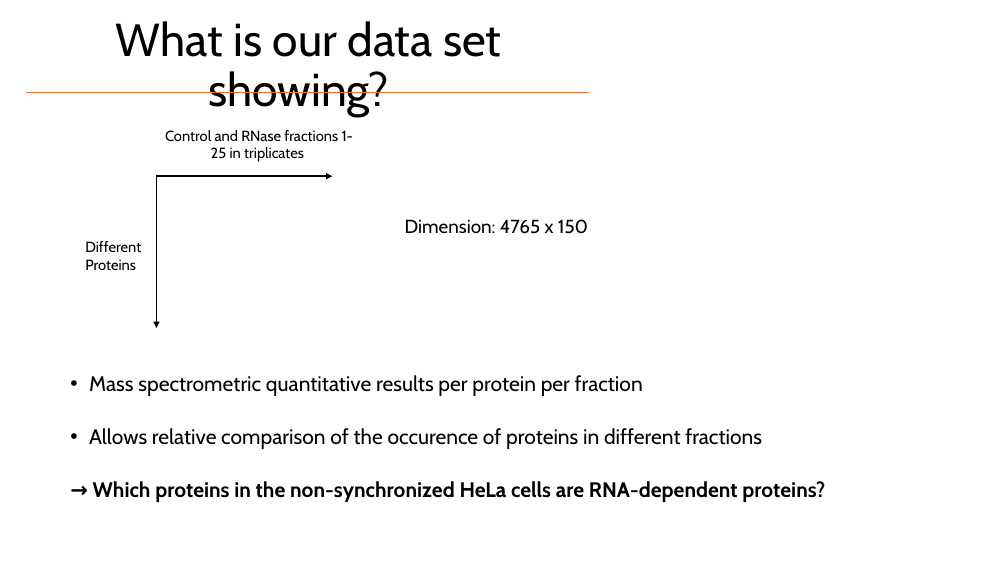
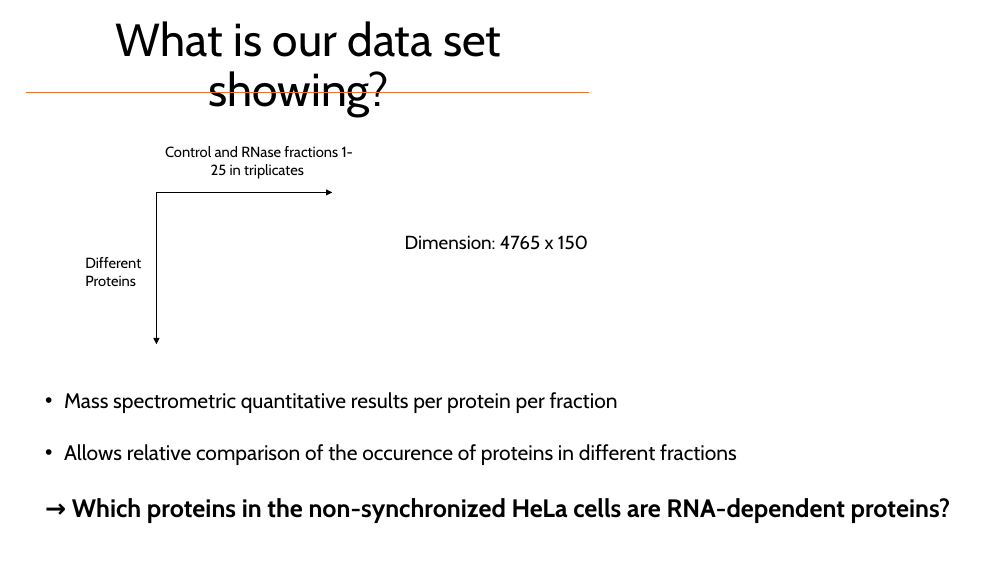
Before and after one commit to MichelaPozzi/2025-topic-03-group-01, a slide deck: slide 4 of Project Proposal Ben.pptx. Drawn at 1008x567 pixels with LibreOffice and Linux fonts; fonts in the diff are those of the drawing. Boxes give left, top, right and bottom in pixels: in the first picture for what was removed or moved away, otherwise in the second. Text is boxed around its words. In the diff, an @@ line names an element or a change of style, - is before the commit and + after.

```diff
--- a/Project Proposal Ben.pptx
+++ b/Project Proposal Ben.pptx
@@ 3 texts, 2 arrows: place and size @@
-3 texts, 2 arrows at (85, 130, 588, 328)
+3 texts, 2 arrows at (85, 146, 588, 344)
@@ text "Mass spectrometric quantitative results per ...": place and size @@
-text "Mass spectrometric quantitative results per ..." at (89, 375, 825, 502)
+text "Mass spectrometric quantitative results per ..." at (64, 392, 951, 523)
@@ text at (72, 498, 951, 523): size 20 to 24 pt in "→ Which proteins in the non-synchronized HeLa ..." @@
```
Also in this commit, not shown: 1 other slide changed.
